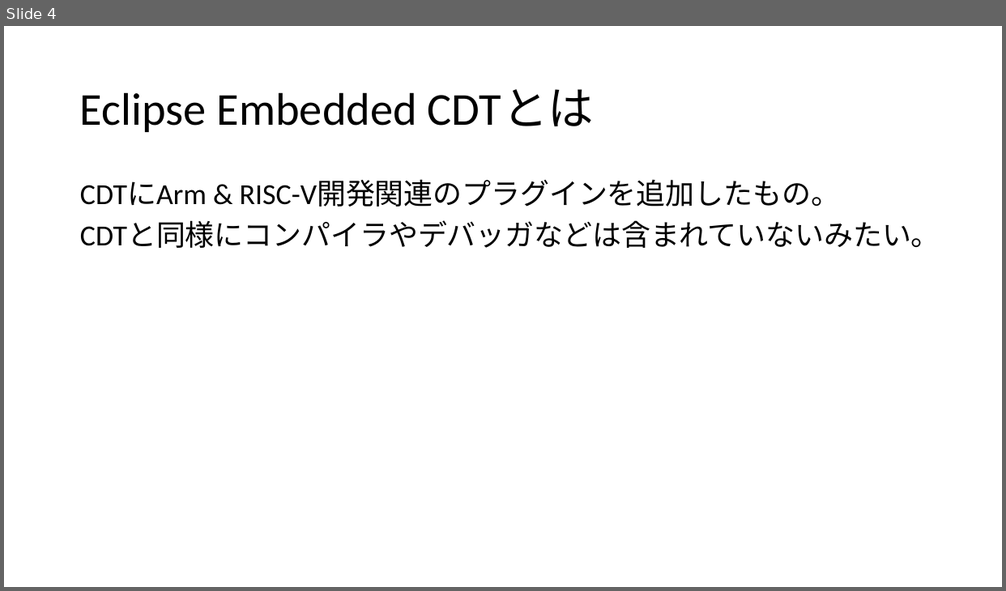
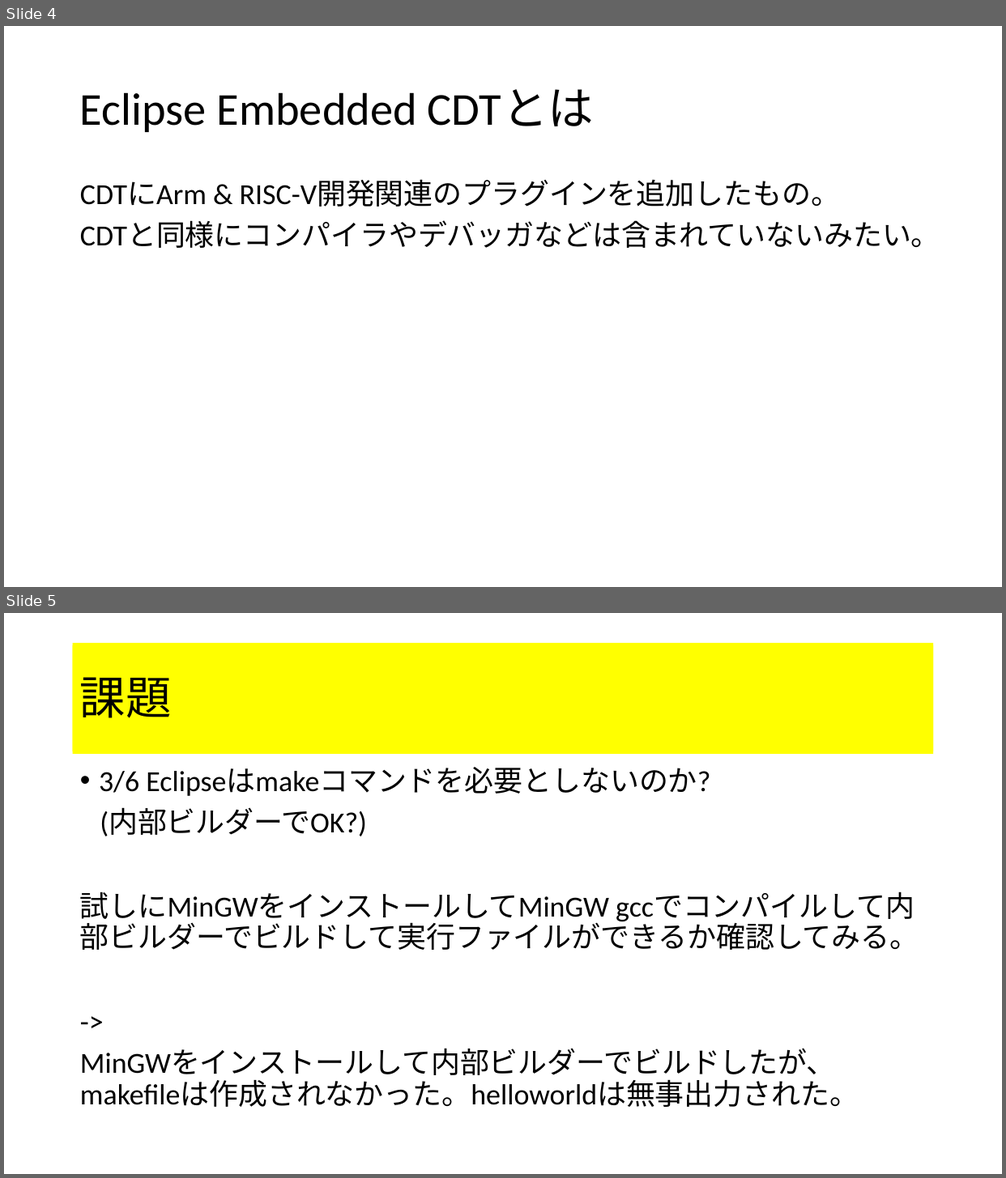
Before and after one commit to acchi17/ShareDocs, a slide deck: StudyEclipse/StudyEclipse.pptx. Shown one above the other, each under a label of ours: slide 4 before the commit, slides 4 and 5 after it. The pictures are 1006x591 and 1006x1178 pixels, drawn with LibreOffice and Linux fonts; fonts in the diff are those of the drawing. Boxes give left, top, right and bottom in pixels: in the first picture for what was removed or moved away, otherwise in the second. Text is boxed around its words. In the diff, an @@ line names an element or a change of style, - is before the commit and + after.

```diff
--- a/StudyEclipse/StudyEclipse.pptx
+++ b/StudyEclipse/StudyEclipse.pptx
@@ slide 5 added at [4,613,1002,1174], background #FFFFFF @@
@@ title added at [73,643,934,752], fill #FFFF00, 44 pt, text #000000 @@
+課題
@@ rectangle added at [73,645,934,754], fill #FFFF00, 44 pt, text #000000 @@
+課題
@@ text added at [80,767,919,1107], 28 pt, text #000000 @@
+• 3/6 Eclipseはmakeコマンドを必要としないのか?
+(内部ビルダーでOK?)
+試しにMinGWをインストールしてMinGW gccでコンパイルして内部ビルダーでビルドして実行ファイルができるか確認してみる。
+->
+MinGWをインストールして内部ビルダーでビルドしたが、makefileは作成されなかった。helloworldは無事出力された。
```
Also in this commit, not shown: 1 slide changed, 2 other slides added.
